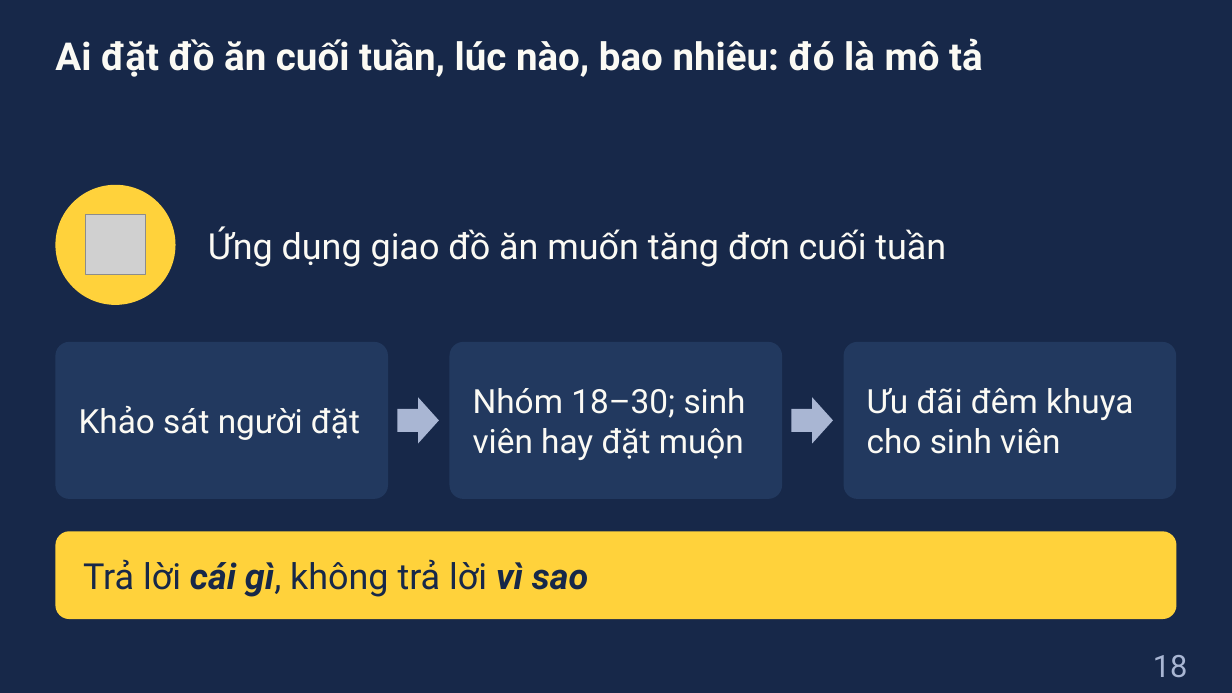
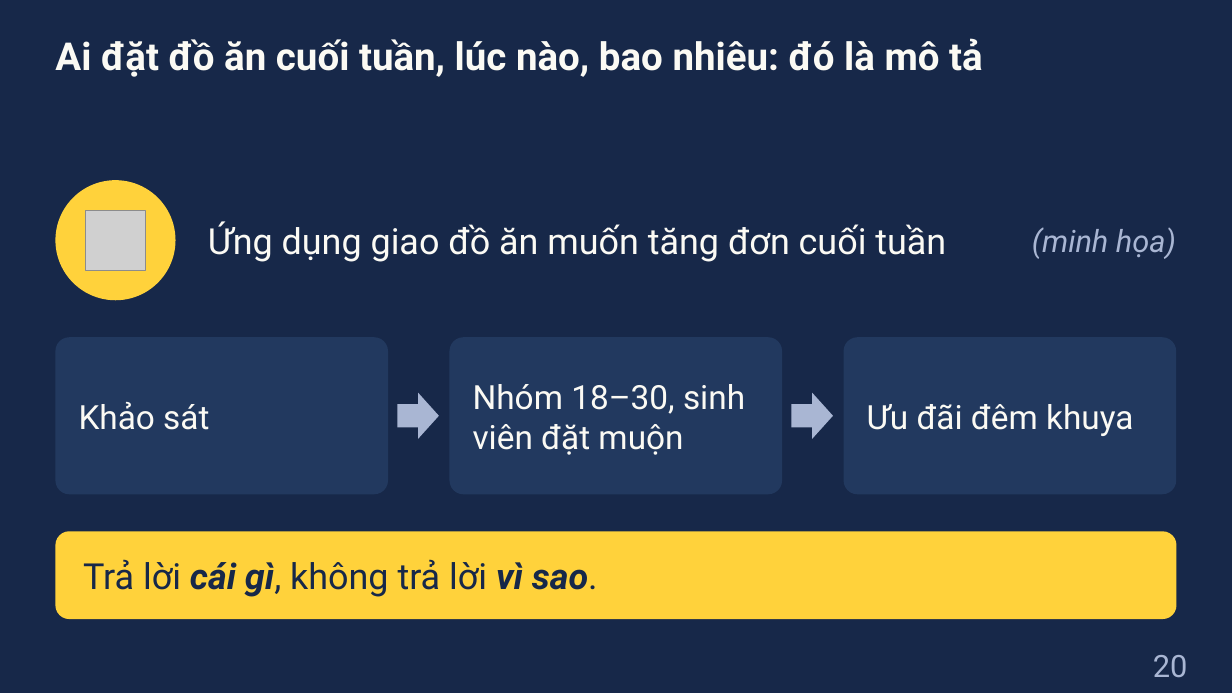
Before and after one commit to dnbaoquyen/academic-pptx-skill, a slide deck: slide 20 of courses/MKT1107/lessons/W1_slides.pptx (slide 18 before the commit). Drawn at 1232x693 pixels with LibreOffice and Linux fonts; fonts in the diff are those of the drawing; grey boxes stand for pictures. Boxes give left, top, right and bottom in pixels: in the first picture for what was removed or moved away, otherwise in the second. Text is boxed around its words. In the diff, an @@ line names an element or a change of style, - is before the commit and + after.

```diff
--- a/courses/MKT1107/lessons/W1_slides.pptx
+++ b/courses/MKT1107/lessons/W1_slides.pptx
@@ text "Ứng dụng giao đồ ăn ...": place and size @@
-text "Ứng dụng giao đồ ăn ..." at bbox=[208, 226, 946, 267]
+text "Ứng dụng giao đồ ăn ..." at bbox=[208, 221, 946, 262]
@@ text added at bbox=[1032, 227, 1176, 259], 24 pt, text #A9B6D3, italic @@
+(minh họa)
@@ 3 rounded rectangles, 2 right arrows, 1 picture, 1 ellipse: place and size @@
-3 rounded rectangles, 2 right arrows, 1 picture, 1 ellipse at bbox=[55, 185, 1177, 499]
+3 rounded rectangles, 2 right arrows, 1 picture, 1 ellipse at bbox=[55, 180, 1177, 494]
@@ text at bbox=[473, 384, 745, 455]: text changed @@
-Nhóm 18–30; sinh viên hay đặt muộn
+Nhóm 18–30, sinh viên đặt muộn
@@ text at bbox=[79, 402, 209, 430]: text changed @@
-Khảo sát người đặt
+Khảo sát
@@ text at bbox=[867, 404, 1133, 436]: text changed @@
-Ưu đãi đêm khuya cho sinh viên
+Ưu đãi đêm khuya
@@ text at bbox=[83, 559, 598, 597]: text changed @@
-Trả lời cái gì, không trả lời vì sao
+Trả lời cái gì, không trả lời vì sao.
@@ page number at bbox=[1153, 655, 1188, 677]: text changed @@
-18
+20
```
Also in this commit, not shown: 29 other slides changed, 7 slides added, 9 slides removed, 4 other files.
